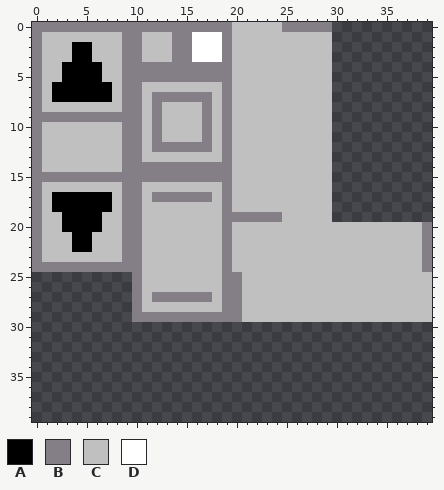
Two versions of one pixel-art file, content/images/ase/ui.ase. Above: the version before the commit.
40x40 pixels, 1 frame.
Palette (. is transparent): A #000000  B #847e87  C #c0c0c0  D #ffffff
Pixels before, first column x 0:
 0 BBBBBBBBBBBBBBBBBBBBCCCCCBBBBB..........
 1 BCCCCCCCCBBCCCBBDDDBCCCCCCCCCC..........
 2 BCCCAACCCBBCCCBBDDDBCCCCCCCCCC..........
 3 BCCCAACCCBBCCCBBDDDBCCCCCCCCCC..........
 4 BCCAAAACCBBBBBBBBBBBCCCCCCCCCC..........
 5 BCCAAAACCBBBBBBBBBBBCCCCCCCCCC..........
 6 BCAAAAAACBBCCCCCCCCBCCCCCCCCCC..........
 7 BCAAAAAACBBCBBBBBBCBCCCCCCCCCC..........
 8 BCCCCCCCCBBCBCCCCBCBCCCCCCCCCC..........
 9 BBBBBBBBBBBCBCCCCBCBCCCCCCCCCC..........
10 BCCCCCCCCBBCBCCCCBCBCCCCCCCCCC..........
11 BCCCCCCCCBBCBCCCCBCBCCCCCCCCCC..........
12 BCCCCCCCCBBCBBBBBBCBCCCCCCCCCC..........
13 BCCCCCCCCBBCCCCCCCCBCCCCCCCCCC..........
14 BCCCCCCCCBBBBBBBBBBBCCCCCCCCCC..........
15 BBBBBBBBBBBBBBBBBBBBCCCCCCCCCC..........
16 BCCCCCCCCBBCCCCCCCCBCCCCCCCCCC..........
17 BCAAAAAACBBCBBBBBBCBCCCCCCCCCC..........
18 BCAAAAAACBBCCCCCCCCBCCCCCCCCCC..........
19 BCCAAAACCBBCCCCCCCCBBBBBBCCCCC..........
20 BCCAAAACCBBCCCCCCCCBCCCCCCCCCCCCCCCCCCCB
21 BCCCAACCCBBCCCCCCCCBCCCCCCCCCCCCCCCCCCCB
22 BCCCAACCCBBCCCCCCCCBCCCCCCCCCCCCCCCCCCCB
23 BCCCCCCCCBBCCCCCCCCBCCCCCCCCCCCCCCCCCCCB
24 BBBBBBBBBBBCCCCCCCCBCCCCCCCCCCCCCCCCCCCB
25 ..........BCCCCCCCCBBCCCCCCCCCCCCCCCCCCC
26 ..........BCCCCCCCCBBCCCCCCCCCCCCCCCCCCC
27 ..........BCBBBBBBCBBCCCCCCCCCCCCCCCCCCC
28 ..........BCCCCCCCCBBCCCCCCCCCCCCCCCCCCC
29 ..........BBBBBBBBBBBCCCCCCCCCCCCCCCCCCC
Once edited:
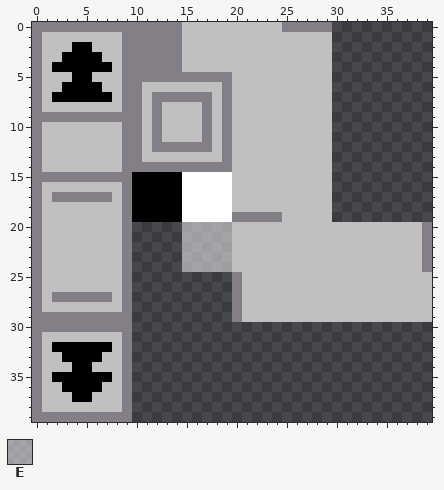
Colours new in this view: E #ffffff80
Difference:
The edit adds colour A in row 32 at x 2 to 7; in row 33 at x 3 to 6; in row 34 at x 4 to 5; in row 35 at x 2 to 7; in row 36 at x 3 to 6; in row 37 at x 4 to 5.
Colour B gives way to colour A in row 15 at x 10 to 14; in row 16 at x 10; in row 17 at x 10 and 12 to 14; in rows 18 to 19 at x 10.
Colour C gives way to colour A in row 3 at x 3 and 6; in row 4 at x 2 and 7; in row 16 at x 11 to 14; in row 17 at x 11; in rows 18 to 19 at x 11 to 14.
The edit adds colour B in rows 25 to 26 at x 0 and 9; in row 27 at x 0, 2 to 7 and 9; in row 28 at x 0 and 9; in rows 29 to 30 at x 0 to 9; in rows 31 to 38 at x 0 and 9; in row 39 at x 0 to 9.
Colour A gives way to colour B in row 17 at x 2 to 7.
Colour C gives way to colour B in rows 1 to 3 at x 11 to 13.
The edit adds colour C in rows 25 to 26 at x 1 to 8; in row 27 at x 1 and 8; in row 28 at x 1 to 8; in row 31 at x 1 to 8; in row 32 at x 1 and 8; in row 33 at x 1 to 2 and 7 to 8.
The edit adds colour C in row 34 at x 1 to 3 and 6 to 8; in row 35 at x 1 and 8; in row 36 at x 1 to 2 and 7 to 8; in row 37 at x 1 to 3 and 6 to 8; in row 38 at x 1 to 8.
Colour A gives way to colour C in row 5 at x 3 and 6; in row 6 at x 2 and 7; in row 18 at x 2 to 7; in rows 19 to 20 at x 3 to 6; in rows 21 to 22 at x 4 to 5.
Colour B gives way to colour C in row 0 at x 15 to 19; in rows 1 to 3 at x 15 and 19; in row 4 at x 15 to 19; in row 24 at x 1 to 8.
Colour D gives way to colour C in rows 1 to 3 at x 16 to 18.
Colour B gives way to colour D in row 15 at x 15 to 19; in row 16 at x 19; in row 17 at x 15 to 17 and 19; in rows 18 to 19 at x 19.
Colour C gives way to colour D in row 16 at x 15 to 18; in row 17 at x 18; in rows 18 to 19 at x 15 to 18.
Colour B gives way to colour E in rows 20 to 24 at x 19.
Colour C gives way to colour E in rows 20 to 24 at x 15 to 18.
Colour B is gone in rows 20 to 24 at x 10; in rows 25 to 26 at x 10 and 19; in row 27 at x 10, 12 to 17 and 19; in row 28 at x 10 and 19; in row 29 at x 10 to 19.
Colour C is gone in rows 20 to 24 at x 11 to 14; in rows 25 to 26 at x 11 to 18; in row 27 at x 11 and 18; in row 28 at x 11 to 18.
